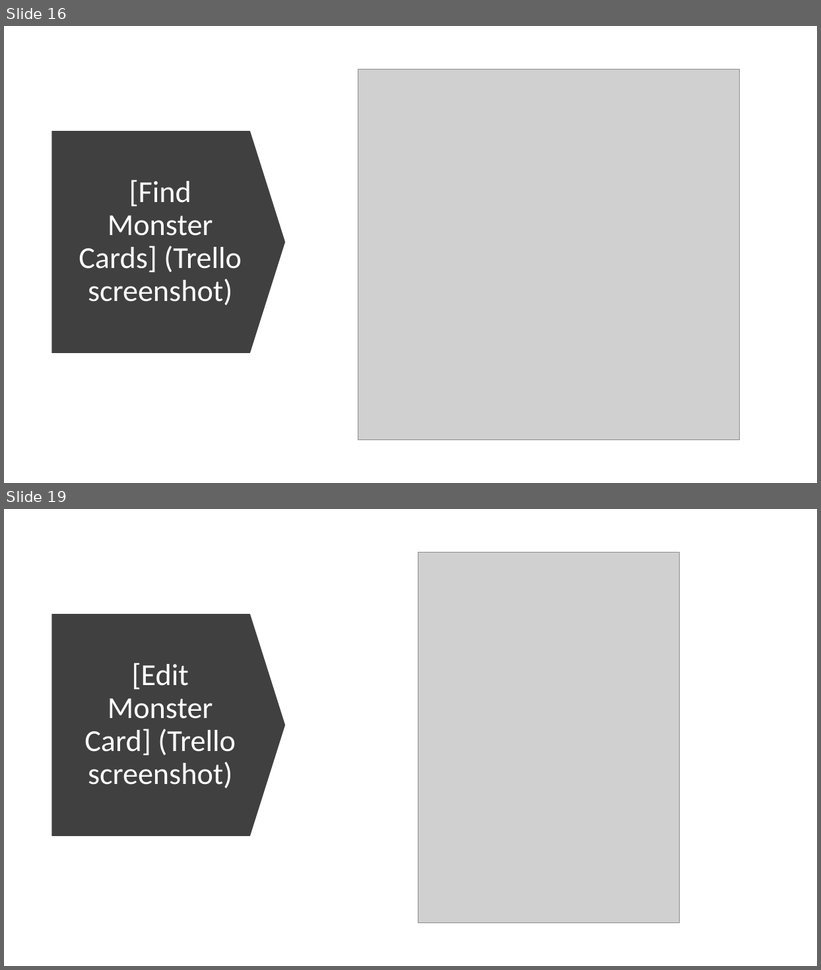
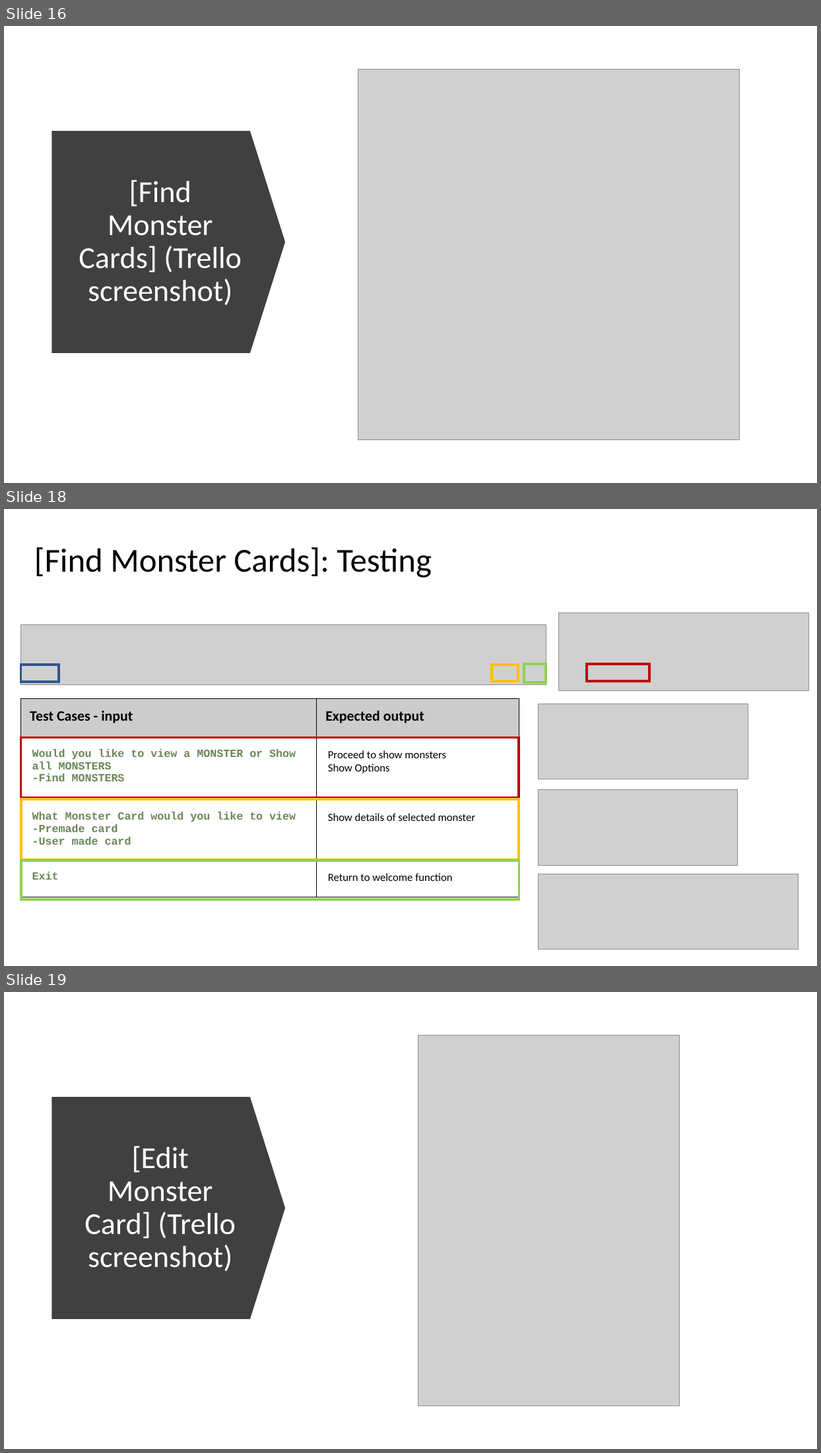
Before and after one commit to peter123321123321/Monster-Cards-Internal, a slide deck: 2.7 and 2.8 Documentation Template.pptx. Shown one above the other, each under a label of ours: slides 16 and 19 before the commit, slides 16, 18 and 19 after it; the slides between them are not shown. The pictures are 821x970 and 821x1453 pixels, drawn with LibreOffice and Linux fonts; fonts in the diff are those of the drawing; grey boxes stand for pictures. Boxes give left, top, right and bottom in pixels: in the first picture for what was removed or moved away, otherwise in the second. Text is boxed around its words. In the diff, an @@ line names an element or a change of style, - is before the commit and + after.

```diff
--- a/2.7 and 2.8 Documentation Template.pptx
+++ b/2.7 and 2.8 Documentation Template.pptx
@@ slide 18 added at box(4, 509, 817, 966), background #FFFFFF @@
@@ title added at box(34, 547, 432, 578), 39.6 pt, text #000000 @@
+[Find Monster Cards]: Testing
@@ picture added at box(21, 625, 547, 685) @@
@@ picture added at box(559, 613, 809, 691) @@
@@ rectangle added at box(21, 665, 59, 682), outline #325491 3 pt @@
@@ rectangle added at box(492, 665, 518, 681), outline #FFC000 3 pt @@
@@ rectangle added at box(524, 664, 547, 682), outline #92D050 3 pt @@
@@ rectangle added at box(587, 664, 650, 681), outline #C00000 3 pt @@
@@ table added at box(21, 698, 519, 900), 4 rows, 2 columns @@
+Test Cases - input | Expected output
+Would you like to view a MONSTER or Show all MONSTERS / -Find MONSTERS | Proceed to show monsters / Show Options
+What Monster Card would you like to view -Premade card / -User made card | Show details of selected monster
+Exit | Return to welcome function
@@ picture added at box(539, 704, 748, 780) @@
@@ rectangle added at box(21, 738, 519, 798), outline #C00000 3 pt @@
@@ rectangle added at box(21, 799, 519, 859), outline #FFC000 3 pt @@
@@ picture added at box(539, 790, 739, 866) @@
@@ rectangle added at box(21, 861, 519, 900), outline #92D050 3 pt @@
@@ picture added at box(539, 875, 799, 950) @@
```
Also in this commit, not shown: 10 slides changed, 1 other slide added, 1 slide removed, 5 other files.
